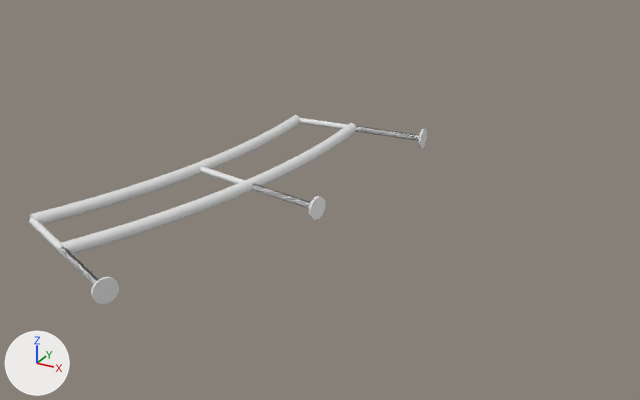
One commit to the FBX model MultiTravelValizChallenge/Assets/MultiTravel/Art/Models/Environment/wardrobe-hanging-module.fbx: the scene before it, then after it.
Rendered twice from a 50 mm camera at (2.242, -1.479, 2.472) aimed at (1.507, -0.142, 1.804). Arrows for +X, +Y and +Z are at lower left; the lights stay in place. The first picture is the older version. Where no turn or scale is listed for an object, it has been applied to the vertices.

In view in the first picture: 'wardrobe-hanging-module'.
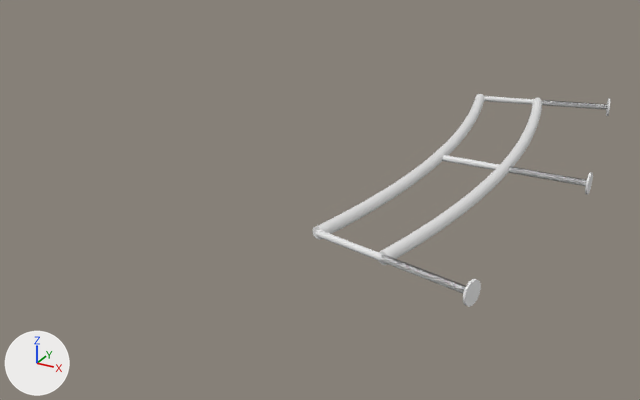
Boxes (x1, y1, x2, y2) around the edits, measured in the pictures (640 x 400 px; the box of a moved part takes in the faces that stretch with it):
'wardrobe-hanging-module', reshaped (25% narrower, 13% taller)
    before: (29, 115, 427, 304)
    after: (313, 94, 611, 307)
part 1 of me_wardrobe_hanging_module, moved or reshaped
    before: (200, 166, 311, 209)
    after: (315, 230, 466, 294)
part 2 of me_wardrobe_hanging_module, moved or reshaped
    before: (309, 196, 325, 220)
    after: (463, 278, 481, 307)
part 3 of me_wardrobe_hanging_module, moved or reshaped
    before: (419, 129, 427, 148)
    after: (585, 172, 593, 195)
part 4 of me_wardrobe_hanging_module, moved or reshaped
    before: (300, 118, 419, 141)
    after: (484, 96, 608, 110)
part 5 of me_wardrobe_hanging_module, moved or reshaped
    before: (91, 277, 119, 304)
    after: (606, 98, 611, 116)
part 6 of me_wardrobe_hanging_module, added
    after: (313, 94, 485, 240)
part 7 of me_wardrobe_hanging_module, added
    after: (378, 98, 542, 265)
part 8 of me_wardrobe_hanging_module, added
    after: (442, 155, 587, 186)
part 9 of me_wardrobe_hanging_module, deleted
    before: (30, 115, 300, 225)
part 10 of me_wardrobe_hanging_module, deleted
    before: (60, 123, 356, 254)
part 11 of me_wardrobe_hanging_module, deleted
    before: (29, 218, 99, 285)

Patch to the scene script:
```diff
--- a/MultiTravelValizChallenge/Assets/MultiTravel/Art/Models/Environment/wardrobe-hanging-module.fbx.py
+++ b/MultiTravelValizChallenge/Assets/MultiTravel/Art/Models/Environment/wardrobe-hanging-module.fbx.py
@@ me_wardrobe_hanging_module @@
 # used by ob_wardrobe_hanging_module; location = (0.0, 0.0, 0.0)
-me_wardrobe_hanging_module.from_pydata(...)  # 602 vertices, 511 faces; spans x 1.188..1.605, y -0.693..0.141, z 1.84..1.88
+me_wardrobe_hanging_module.from_pydata(...)  # 602 vertices, 511 faces; spans x 1.6..1.958, y -0.453..0.536, z 1.84..1.88
+# me_wardrobe_hanging_module part 1: the loose piece of 30 vertices spanning x 1.298..1.581, y -0.292..-0.229, z 1.854..1.866 is turned -2.6 degrees about the z axis through its middle, then moved by (0.328, -0.141, 0.0)
+# me_wardrobe_hanging_module part 2: the loose piece of 32 vertices spanning x 1.575..1.586, y -0.306..-0.266, z 1.84..1.88 is moved by (0.327, -0.148, 0.0)
+# me_wardrobe_hanging_module part 3: the loose piece of 32 vertices spanning x 1.598..1.605, y 0.1..0.141, z 1.84..1.88 is moved by (0.354, -0.078, 0.0)
+# me_wardrobe_hanging_module part 4: the loose piece of 30 vertices spanning x 1.316..1.602, y 0.093..0.126, z 1.854..1.866 is turned 11 degrees about the z axis through its middle, then moved by (0.29, 0.369, 0.0)
+# me_wardrobe_hanging_module part 5: the loose piece of 32 vertices spanning x 1.448..1.468, y -0.693..-0.655, z 1.84..1.88 is turned 40.1 degrees about the z axis through its middle, then moved by (0.429, 1.19, 0.0)
+# me_wardrobe_hanging_module part 6: a new loose piece of 208 vertices spanning x 1.6..1.681, y -0.372..0.443, z 1.849..1.871, in mat_chrome (white #e7e7e7)
+# me_wardrobe_hanging_module part 7: a new loose piece of 208 vertices spanning x 1.726..1.811, y -0.401..0.478, z 1.849..1.871, in mat_chrome (white #e7e7e7)
+# me_wardrobe_hanging_module part 8: a new loose piece of 30 vertices spanning x 1.669..1.956, y 0.03..0.049, z 1.854..1.866, in mat_chrome (white #e7e7e7)
+# me_wardrobe_hanging_module part 9: the loose piece of 208 vertices spanning x 1.188..1.331, y -0.558..0.1, z 1.849..1.871 is deleted
+# me_wardrobe_hanging_module part 10: the loose piece of 208 vertices spanning x 1.306..1.461, y -0.613..0.109, z 1.849..1.871 is deleted
+# me_wardrobe_hanging_module part 11: the loose piece of 30 vertices spanning x 1.196..1.46, y -0.679..-0.548, z 1.854..1.866 is deleted
 me_wardrobe_hanging_module.materials.append(mat_chrome)
```
